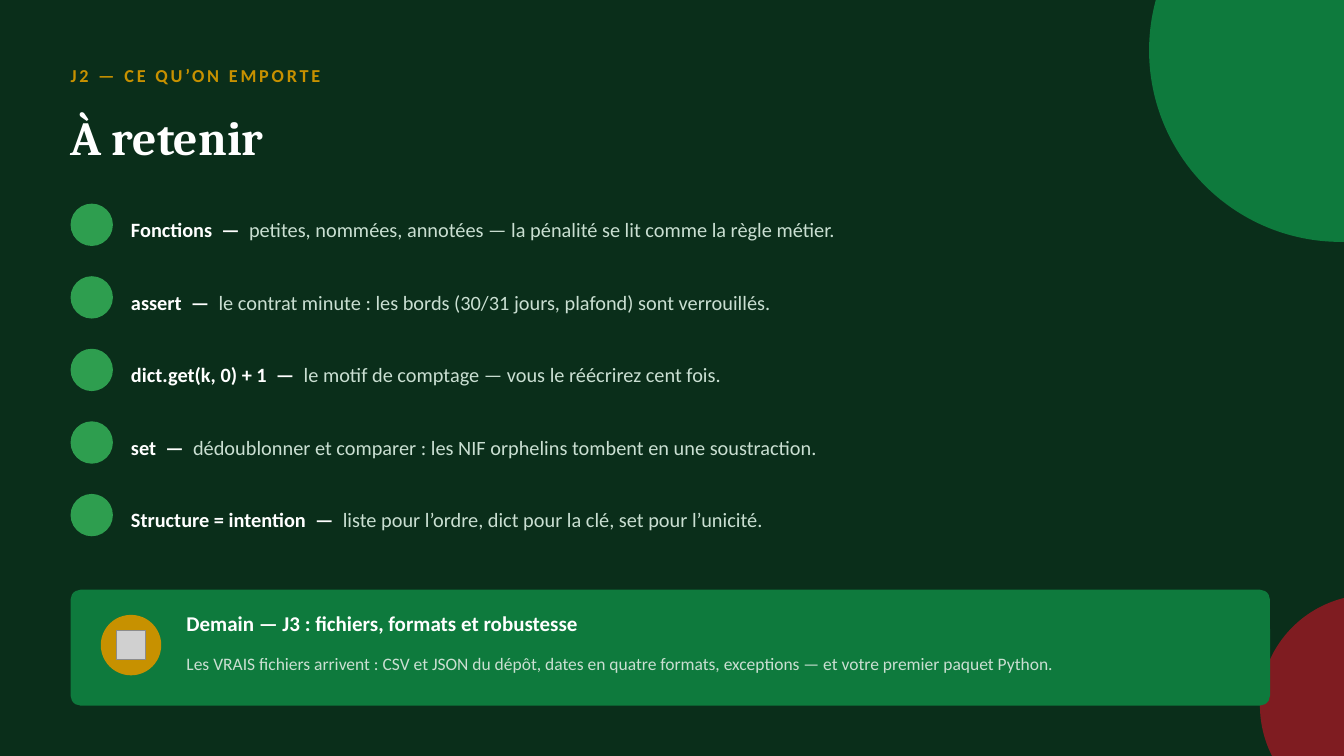
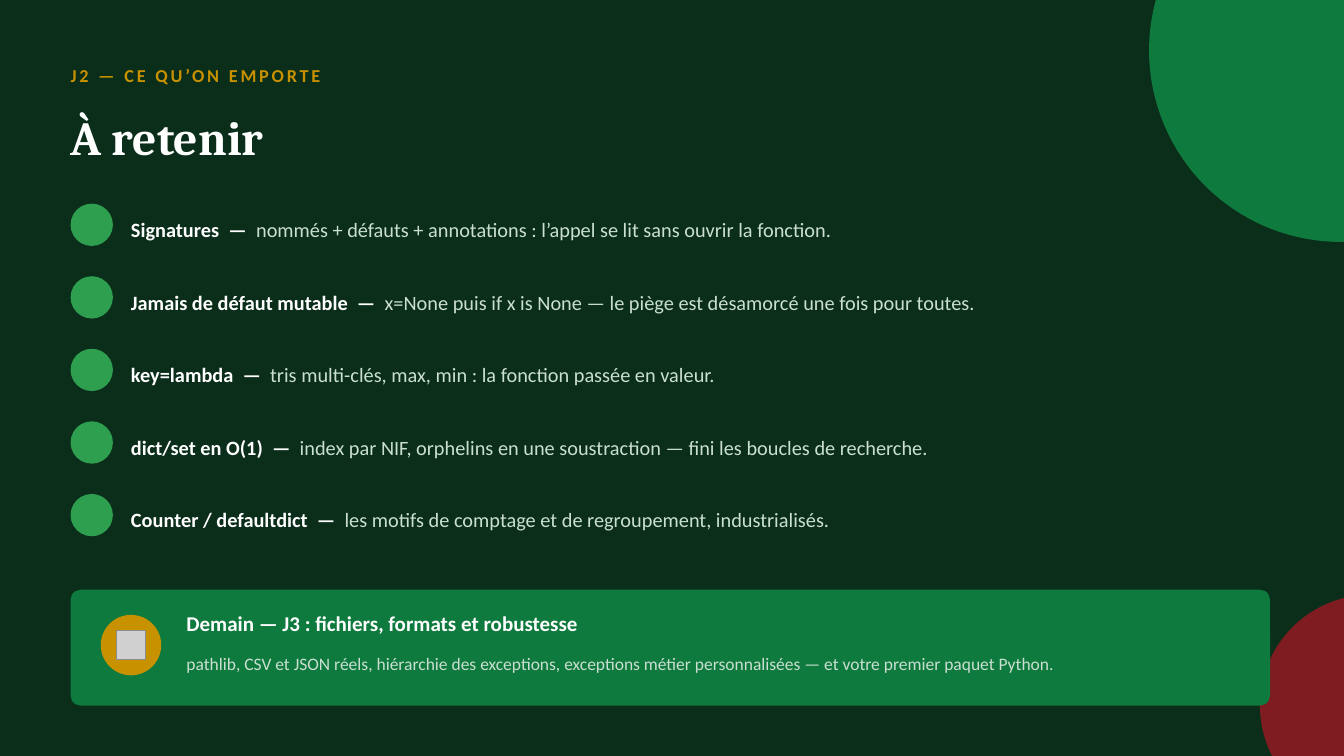
Before and after one commit to sogui/formation-python, a slide deck: slide 14 of slides/sources/J2-fonctions-structures.pptx (slide 10 before the commit). Drawn at 1344x756 pixels with LibreOffice and Linux fonts; fonts in the diff are those of the drawing; grey boxes stand for pictures; background and template pictures are left out. Boxes give left, top, right and bottom in pixels: in the first picture for what was removed or moved away, otherwise in the second. Text is boxed around its words. In the diff, an @@ line names an element or a change of style, - is before the commit and + after.

Commit message:
Slides enrichies : niveau intermédiaire, ~14-15 diapos par journée
- J1 : REPL/débogage, pièges du float pour les montants, round bancaire,
  f-strings détaillées, truthiness, enumerate/zip, while, compréhensions
- J2 : *args/**kwargs, portée LEGB et défaut mutable, lambda/key=,
  slicing et copie, Counter/defaultdict, tableau de choix des structures
- J3 : pathlib complet (glob), DictWriter et newline, options JSON,
  hiérarchie des exceptions, else/finally, exceptions métier, uv détaillé
- J4 : dataclass avancé (frozen, __post_init__, field), loc/iloc et
  SettingWithCopyWarning, to_datetime/.dt, agg nommés, merge validé
- J5 : argparse détaillé, logging, vectorisation, anatomie d'un script,
  checklist qualité avant de rendre

```diff
--- a/slides/sources/J2-fonctions-structures.pptx
+++ b/slides/sources/J2-fonctions-structures.pptx
@@ text at (131,223,831,241): text changed @@
-Fonctions — petites, nommées, annotées — la pénalité se lit comme la règle métier.
+Signatures — nommés + défauts + annotations : l’appel se lit sans ouvrir la fonction.
@@ text at (131,295,975,314): text changed @@
-assert — le contrat minute : les bords (30/31 jours, plafond) sont verrouillés.
+Jamais de défaut mutable — x=None puis if x is None — le piège est désamorcé une fois pour toutes.
@@ text at (131,367,714,386): text changed @@
-dict.get(k, 0) + 1 — le motif de comptage — vous le réécrirez cent fois.
+key=lambda — tris multi-clés, max, min : la fonction passée en valeur.
@@ text at (131,440,928,459): text changed @@
-set — dédoublonner et comparer : les NIF orphelins tombent en une soustraction.
+dict/set en O(1) — index par NIF, orphelins en une soustraction — fini les boucles de recherche.
@@ text at (131,512,829,531): text changed @@
-Structure = intention — liste pour l’ordre, dict pour la clé, set pour l’unicité.
+Counter / defaultdict — les motifs de comptage et de regroupement, industrialisés.
@@ text at (186,658,1054,673): text changed @@
-Les VRAIS fichiers arrivent : CSV et JSON du dépôt, dates en quatre formats, exceptions — et votre premier paquet Python.
+pathlib, CSV et JSON réels, hiérarchie des exceptions, exceptions métier personnalisées — et votre premier paquet Python.
```
Also in this commit, not shown: 9 other slides changed, 4 slides added, 9 other files.
